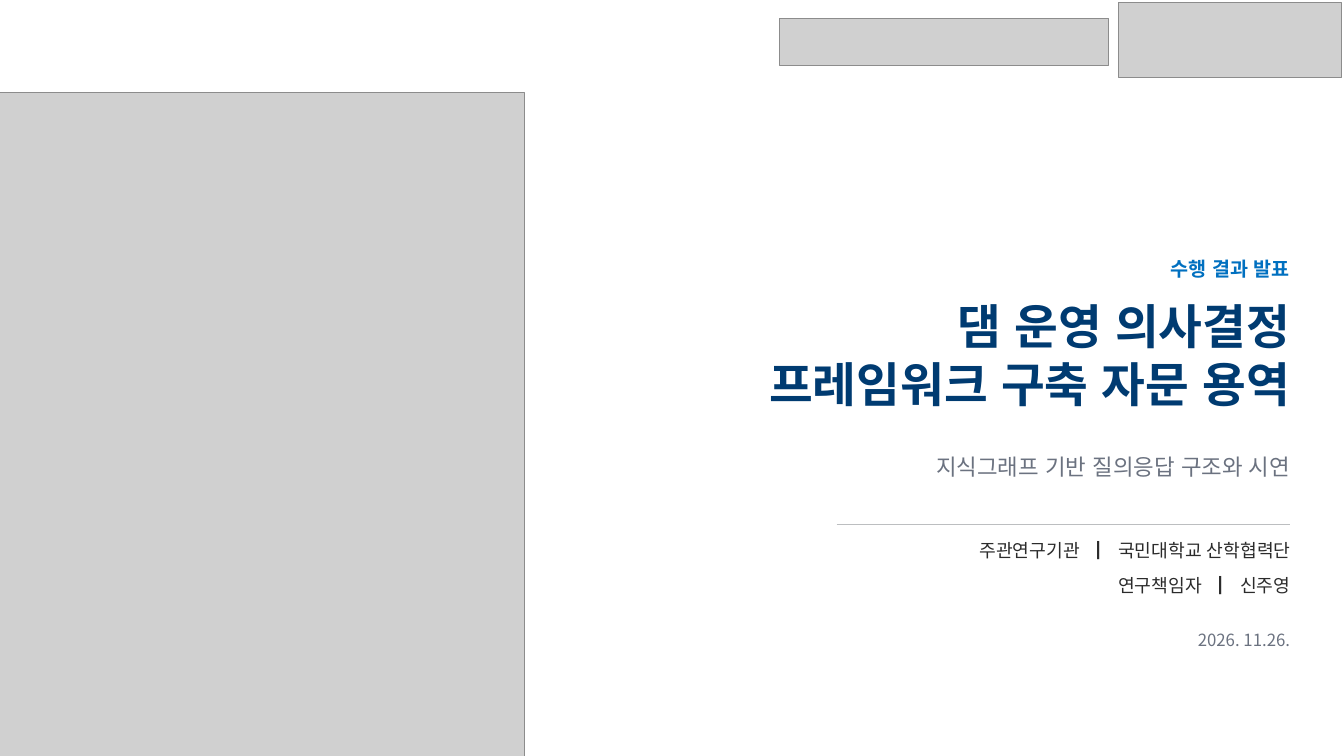
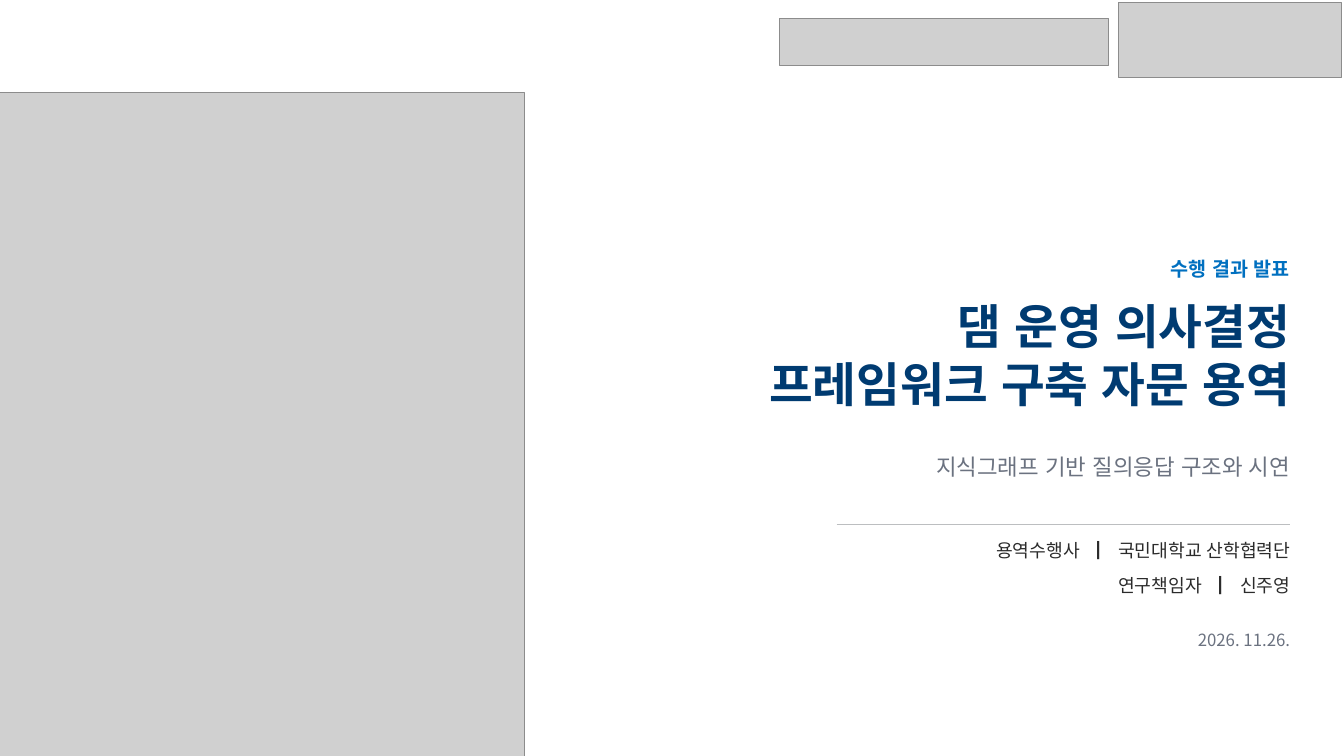
Before and after one commit to mkm1119/KGRAG-LLM, a slide deck: slide 1 of project_khnp/2026.11.26_한강수력본부_발표자료_초안.pptx. Drawn at 1344x756 pixels with LibreOffice and Linux fonts; fonts in the diff are those of the drawing; grey boxes stand for pictures. Boxes give left, top, right and bottom in pixels: in the first picture for what was removed or moved away, otherwise in the second. Text is boxed around its words. In the diff, an @@ line names an element or a change of style, - is before the commit and + after.

```diff
--- a/project_khnp/2026.11.26_한강수력본부_발표자료_초안.pptx
+++ b/project_khnp/2026.11.26_한강수력본부_발표자료_초안.pptx
@@ text at [996,541,1291,559]: text changed @@
-주관연구기관 ┃ 국민대학교 산학협력단
+용역수행사 ┃ 국민대학교 산학협력단
```
Also in this commit, not shown: 4 other slides changed.
